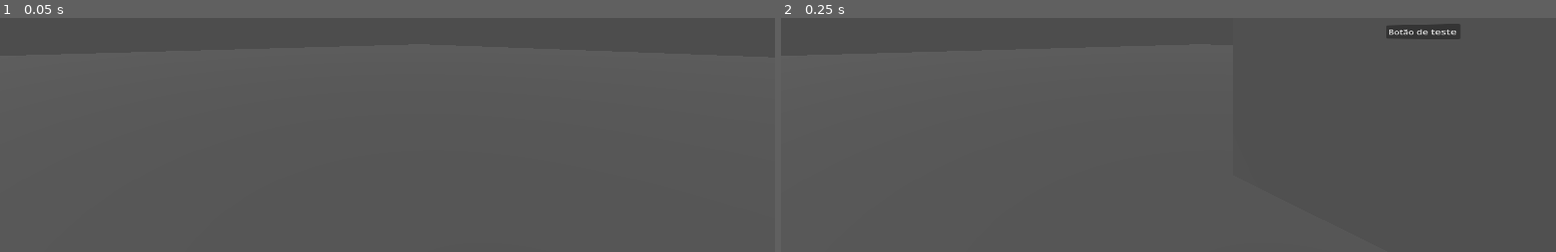
Above: before the commit, frames 1-2 (left to right).
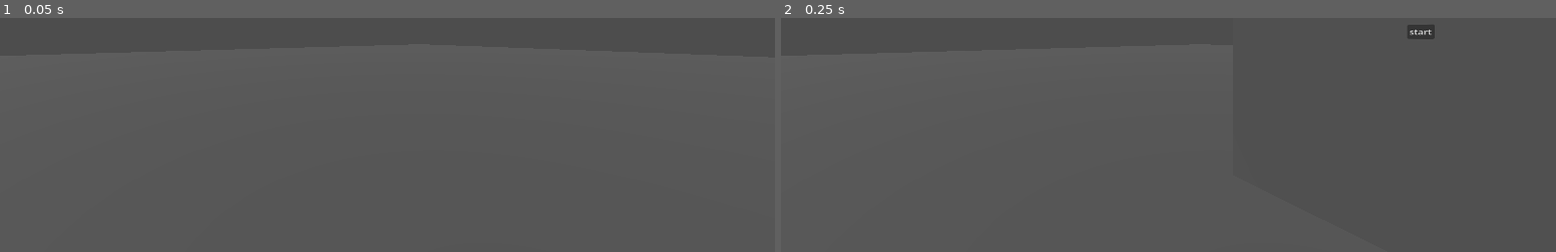
Above: after the commit, the same moments.

Repository: luankaike-code/jh_conclusao_dev
Game: Godot game, scene res://scenes/worlds/menu/menu.tscn
Same seed, same stepped clock (60 frames per second), same inputs: the game is played once before the commit and once after it.
Inputs:
- Up to frame 1 (0.05 s): no input
- Up to frame 2 (0.25 s): no input

Frame 1 is identical in both runs. In frame 2, 0.4% of the frame differs, in the area x 78-88%, y 2-10%.

Commit message:
Create and Implement dynamic panel content

Diff:
--- /dev/null
+++ b/code-tcc-jh/scenes/guis/menu/menu_gui.tscn
@@ -0,0 +1,24 @@
+[gd_scene format=3 uid="uid://2hpj1477ys5w"]
+
+[node name="Control" type="Control" unique_id=425219255]
+layout_mode = 3
+anchors_preset = 15
+anchor_right = 1.0
+anchor_bottom = 1.0
+grow_horizontal = 2
+grow_vertical = 2
+
+[node name="Button" type="Button" parent="." unique_id=617851868]
+layout_mode = 1
+anchors_preset = 8
+anchor_left = 0.5
+anchor_top = 0.5
+anchor_right = 0.5
+anchor_bottom = 0.5
+offset_left = -22.5
+offset_top = -15.5
+offset_right = 22.5
+offset_bottom = 15.5
+grow_horizontal = 2
+grow_vertical = 2
+text = "start"
--- a/code-tcc-jh/scenes/panel/panel_3D.gd
+++ b/code-tcc-jh/scenes/panel/panel_3D.gd
@@ -11,6 +11,11 @@
 	set(new):
 		mesh_size = new
 		_update_mesh_size()
+
+@export var default_viewport_child: PackedScene :
+	set(new):
+		default_viewport_child = new
+		set_viewport_content(new)
 
 var is_mouse_inside: bool
 var last_event_pos_2d: Vector2
@@ -29,6 +34,9 @@
 
 	_update_viewport_size()
 	_update_mesh_size()
+
+	if default_viewport_child:
+		set_viewport_content(default_viewport_child)
 
 func _update_viewport_size():
 	if sub_viewport:
@@ -81,3 +89,15 @@
 	last_event_time = now_event_time
 
 	sub_viewport.push_input(event)
+
+func set_viewport_content(packed_scene: PackedScene) -> CanvasItem:
+	if !sub_viewport:
+		return
+
+	var scene: CanvasItem = packed_scene.instantiate()
+
+	for sub_viewport_child in sub_viewport.get_children():
+		sub_viewport_child.queue_free()
+
+	sub_viewport.add_child(scene)
+	return scene
--- a/code-tcc-jh/scenes/panel/panel_3D.tscn
+++ b/code-tcc-jh/scenes/panel/panel_3D.tscn
@@ -3,7 +3,7 @@
 [ext_resource type="Script" uid="uid://blt7peolrj03a" path="res://scenes/panel/panel_3D.gd" id="1_4mtw1"]
 
 [sub_resource type="QuadMesh" id="QuadMesh_0bfxb"]
-size = Vector2(2, 1)
+size = Vector2(2, 2)
 
 [sub_resource type="ViewportTexture" id="ViewportTexture_4mtw1"]
 viewport_path = NodePath("SubViewport")
@@ -14,35 +14,12 @@
 albedo_texture = SubResource("ViewportTexture_4mtw1")
 
 [sub_resource type="BoxShape3D" id="BoxShape3D_8xnly"]
-size = Vector3(2, 1, 0.01)
+size = Vector3(2, 2, 0.01)
 
 [node name="Panel3D" type="Node3D" unique_id=1740493187]
 script = ExtResource("1_4mtw1")
 
 [node name="SubViewport" type="SubViewport" parent="." unique_id=55702973]
-
-[node name="Control" type="Control" parent="SubViewport" unique_id=412809208]
-layout_mode = 3
-anchors_preset = 15
-anchor_right = 1.0
-anchor_bottom = 1.0
-grow_horizontal = 2
-grow_vertical = 2
-
-[node name="Button" type="Button" parent="SubViewport/Control" unique_id=767231159]
-layout_mode = 1
-anchors_preset = 8
-anchor_left = 0.5
-anchor_top = 0.5
-anchor_right = 0.5
-anchor_bottom = 0.5
-offset_left = -4.0
-offset_top = -4.0
-offset_right = 4.0
-offset_bottom = 4.0
-grow_horizontal = 2
-grow_vertical = 2
-text = "Botão de teste"
 
 [node name="MeshInstance3D" type="MeshInstance3D" parent="." unique_id=666521323]
 mesh = SubResource("QuadMesh_0bfxb")
--- a/code-tcc-jh/scenes/worlds/menu/menu.tscn
+++ b/code-tcc-jh/scenes/worlds/menu/menu.tscn
@@ -1,6 +1,7 @@
 [gd_scene format=3 uid="uid://qicd1wjtuu73"]
 
 [ext_resource type="PackedScene" uid="uid://ip2cxqd7m45r" path="res://scenes/panel/panel_3D.tscn" id="1_uf6hp"]
+[ext_resource type="PackedScene" uid="uid://2hpj1477ys5w" path="res://scenes/guis/menu/menu_gui.tscn" id="2_xs0qu"]
 
 [node name="Menu" type="Node3D" unique_id=2143209686]
 
@@ -13,9 +14,9 @@
 
 [node name="Panel3D" parent="." unique_id=1740493187 instance=ExtResource("1_uf6hp")]
 transform = Transform3D(1, 0, 0, 0, 1, 0, 0, 0, 1, 0, 1.9010274, -2.038383)
-gui = null
 viewport_size = Vector2(1024, 1024)
 mesh_size = Vector2(2, 2)
+default_viewport_child = ExtResource("2_xs0qu")
 
 [node name="DirectionalLight3D" type="DirectionalLight3D" parent="." unique_id=581082533]
 transform = Transform3D(1, 0, 0, 0, 0.9487603, 0.3159968, 0, -0.3159968, 0.9487603, 0, 1.9093556, 0)
